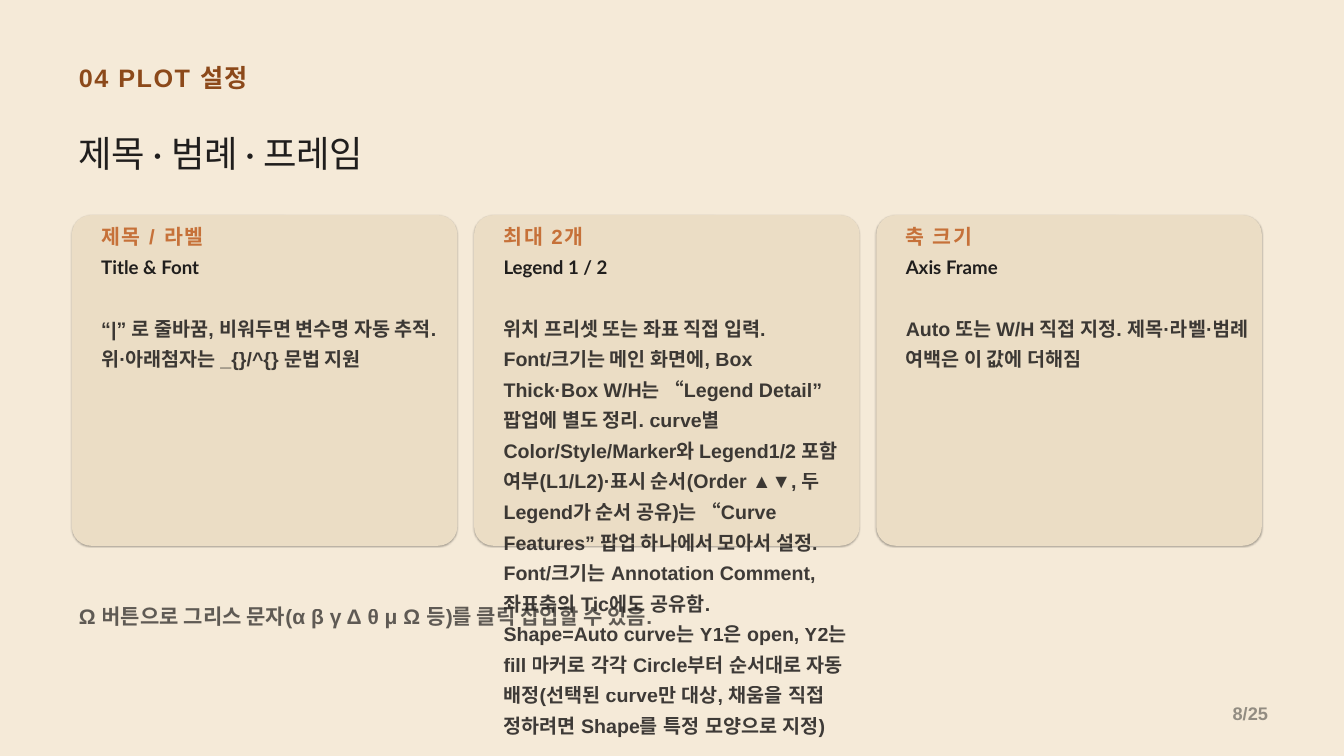
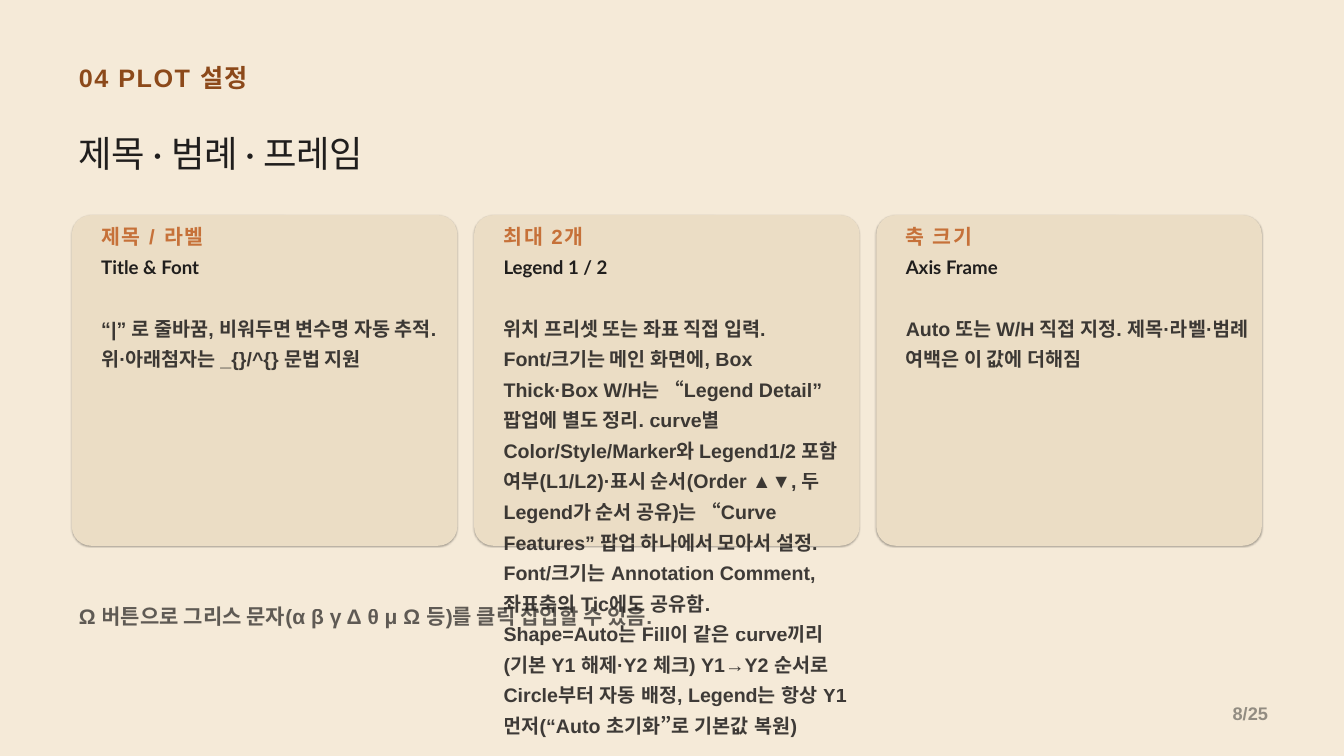
Before and after one commit to CWKIM113/CathPlot_Pub, a slide deck: slide 8 of CathPlot_발표.pptx. Drawn at 1344x756 pixels with LibreOffice and Linux fonts; fonts in the diff are those of the drawing. Boxes give left, top, right and bottom in pixels: in the first picture for what was removed or moved away, otherwise in the second. Text is boxed around its words. In the diff, an @@ line names an element or a change of style, - is before the commit and + after.

```diff
--- a/CathPlot_발표.pptx
+++ b/CathPlot_발표.pptx
@@ text at <box>504,625,847,737</box>: text changed @@
-Shape=Auto curve는 Y1은 open, Y2는 fill 마커로 각각 Circle부터 순서대로 자동 배정(선택된 curve만 대상, 채움을 직접 정하려면 Shape를 특정 모양으로 지정)
+Shape=Auto는 Fill이 같은 curve끼리(기본 Y1 해제·Y2 체크) Y1→Y2 순서로 Circle부터 자동 배정, Legend는 항상 Y1 먼저(“Auto 초기화”로 기본값 복원)
```
Also in this commit, not shown: 1 other slide changed, 2 other files.
